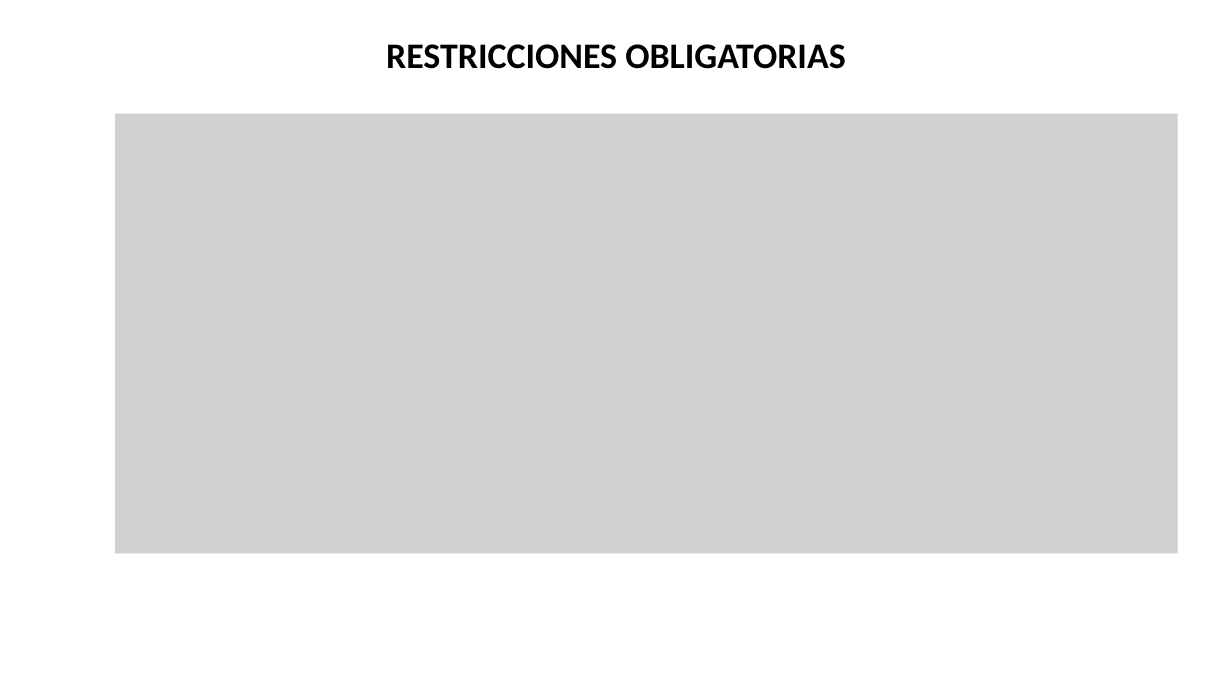
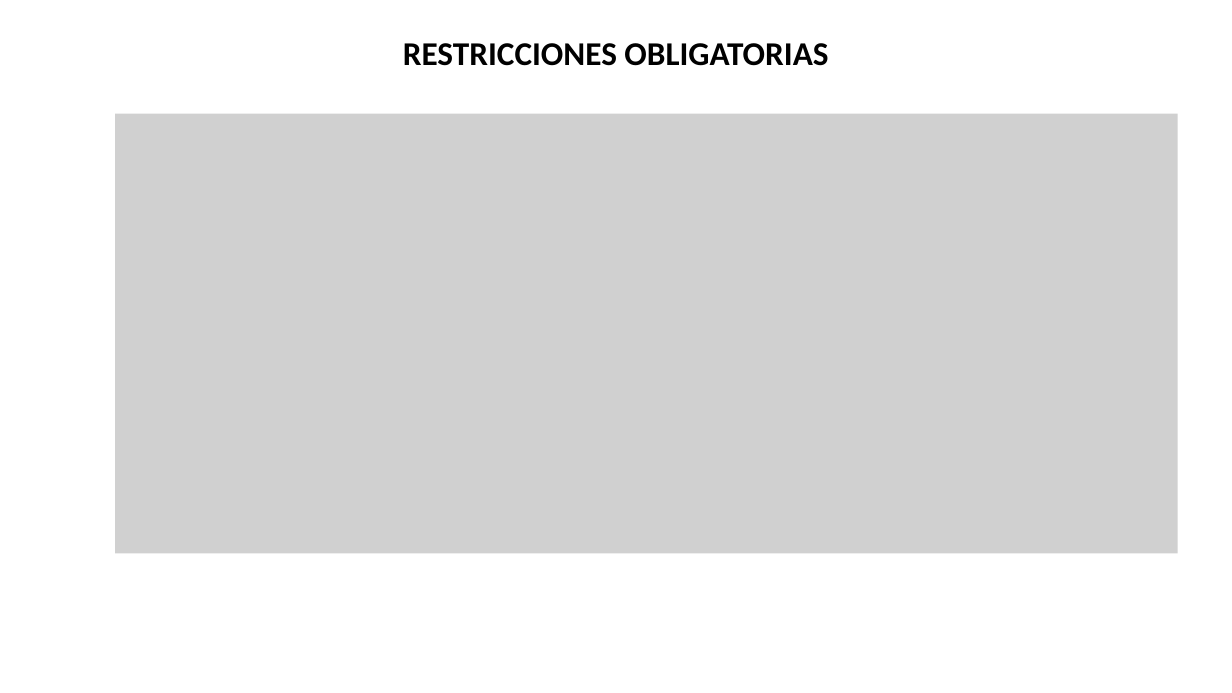
Before and after one commit to luciatomainodelacr/TFM, a slide deck: slide 10 of Documentacion/PlanteamientoProblema/Diseño funcional y modelos.pptx (slide 8 before the commit). Drawn at 1232x693 pixels with LibreOffice and Linux fonts; fonts in the diff are those of the drawing; grey boxes stand for pictures. Boxes give left, top, right and bottom in pixels: in the first picture for what was removed or moved away, otherwise in the second. Text is boxed around its words. In the diff, an @@ line names an element or a change of style, - is before the commit and + after.

```diff
--- a/Documentacion/PlanteamientoProblema/Diseño funcional y modelos.pptx
+++ b/Documentacion/PlanteamientoProblema/Diseño funcional y modelos.pptx
@@ text "RESTRICCIONES OBLIGATORIAS" at (403,43,828,66): size 28 to 25.9 pt; line spacing 0.9 to 0.7 @@
```
Also in this commit, not shown: 3 other slides changed, 2 slides added, 5 other files.
